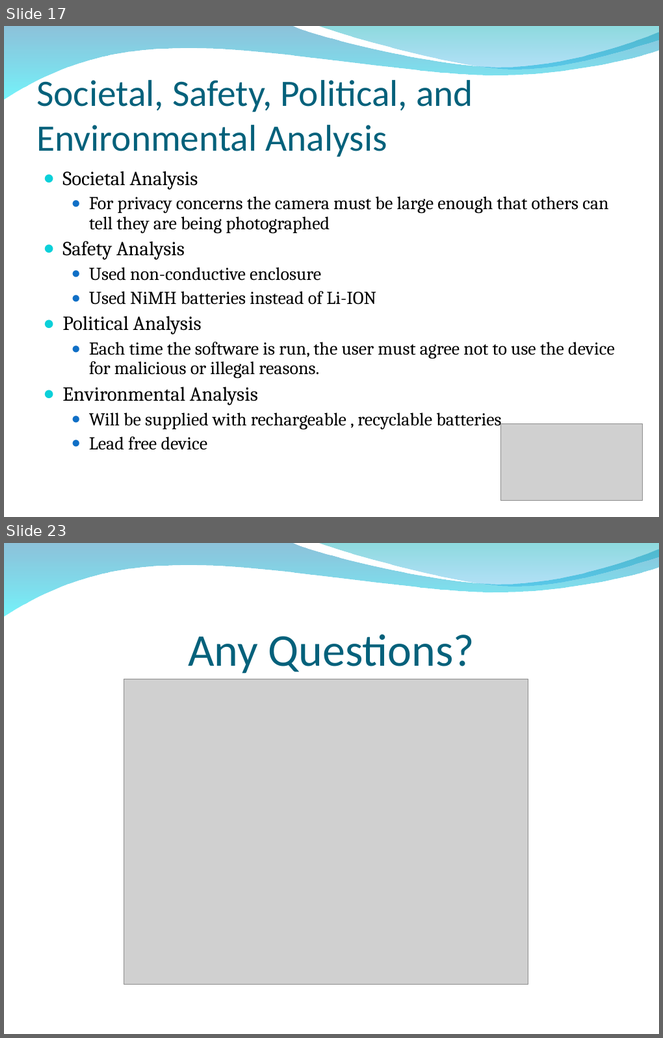
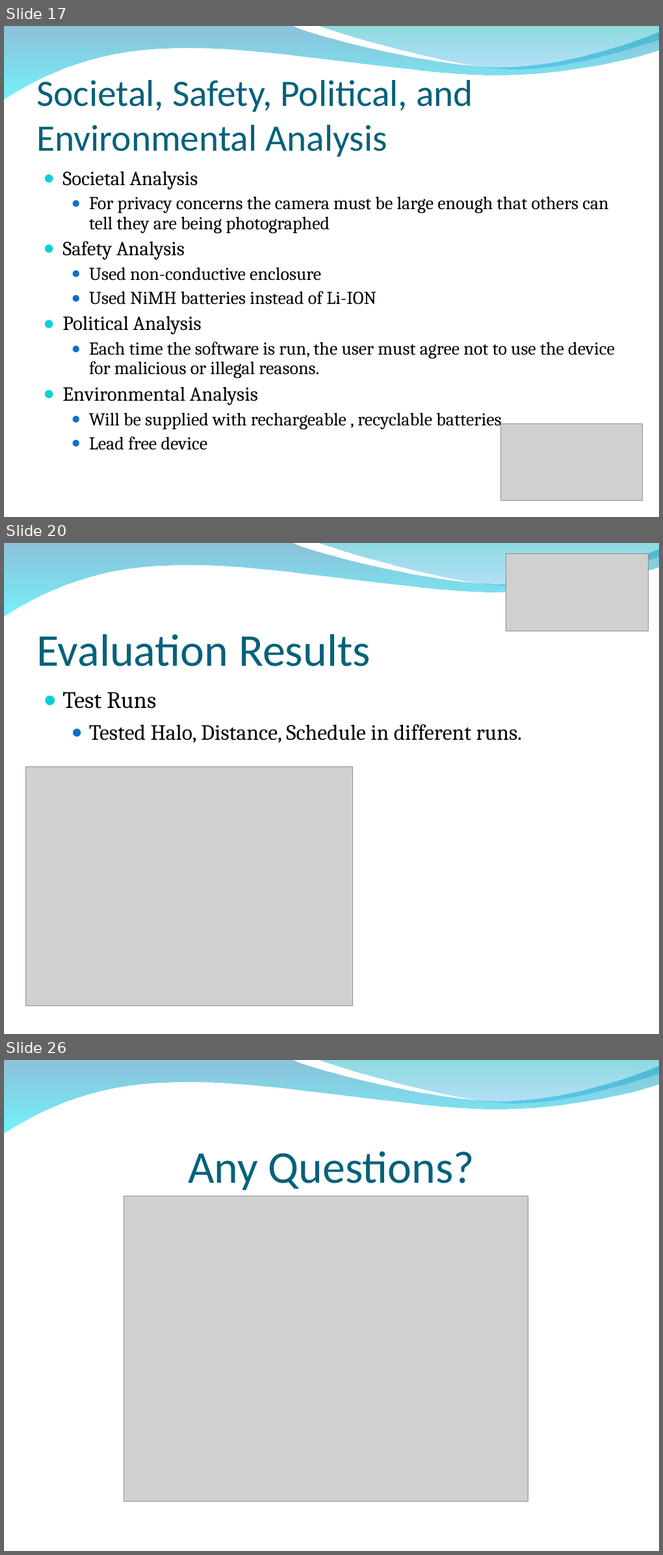
Before and after one commit to tasbal/cpsc483, a slide deck: MISC/Final Presentation_03.ppt. Shown one above the other, each under a label of ours: slides 17 and 23 before the commit, slides 17, 20 and 26 after it; the slides between them are not shown. The pictures are 663x1038 and 663x1555 pixels, drawn with LibreOffice and Linux fonts; fonts in the diff are those of the drawing; grey boxes stand for pictures; background and template pictures are left out. Boxes give left, top, right and bottom in pixels: in the first picture for what was removed or moved away, otherwise in the second. Text is boxed around its words. In the diff, an @@ line names an element or a change of style, - is before the commit and + after.

```diff
--- a/MISC/Final Presentation_03.ppt
+++ b/MISC/Final Presentation_03.ppt
@@ slide 20 added at box(4, 543, 659, 1034), background picture (left out); not listed: 2 template elements that a slide beside it also shows @@
@@ picture added at box(506, 554, 649, 631) @@
@@ title added at box(36, 634, 371, 667), 50 pt, text #04617B @@
+Evaluation Results
@@ text added at box(62, 692, 522, 743), 24 pt, text #000000 @@
+● Test Runs
+  ● Tested Halo, Distance, Schedule in different runs.
@@ picture added at box(25, 767, 352, 1007) @@
@@ what was slide 23 is now slide 26 @@
```
Also in this commit, not shown: 2 slides changed, 2 other slides added.
